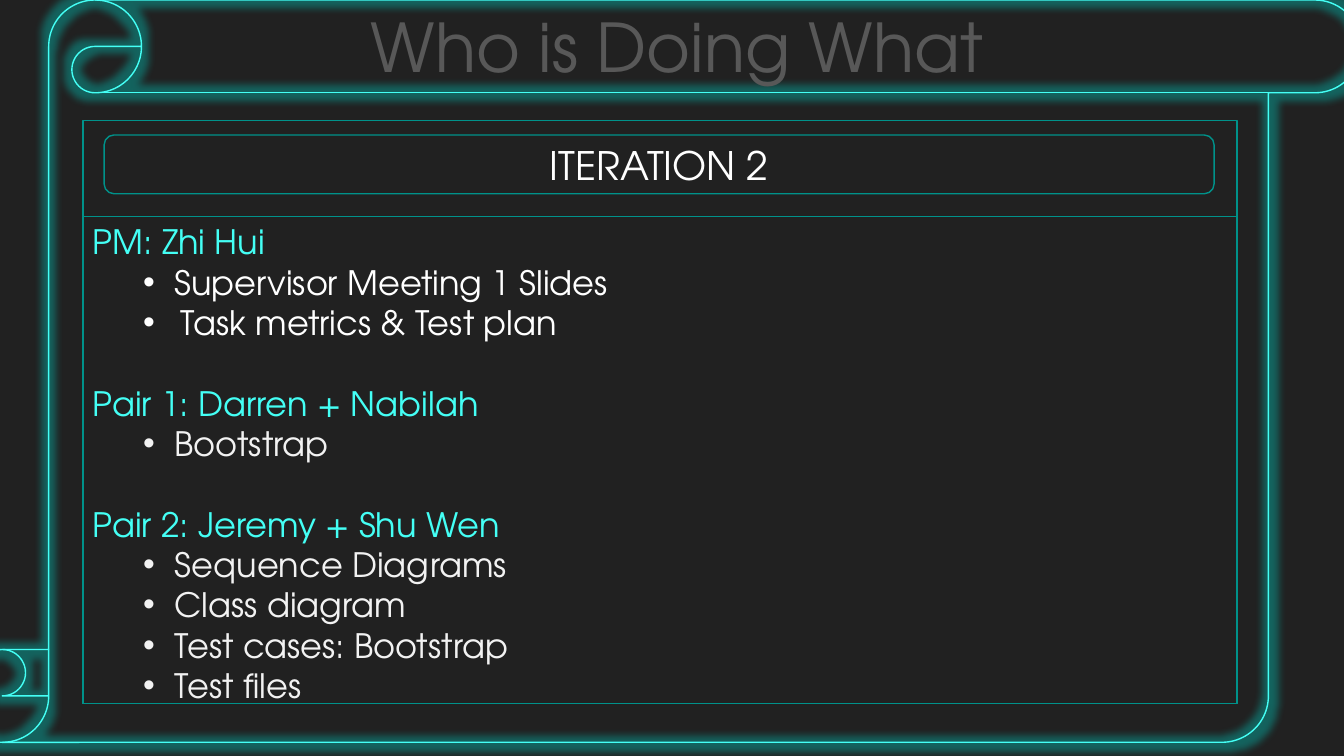
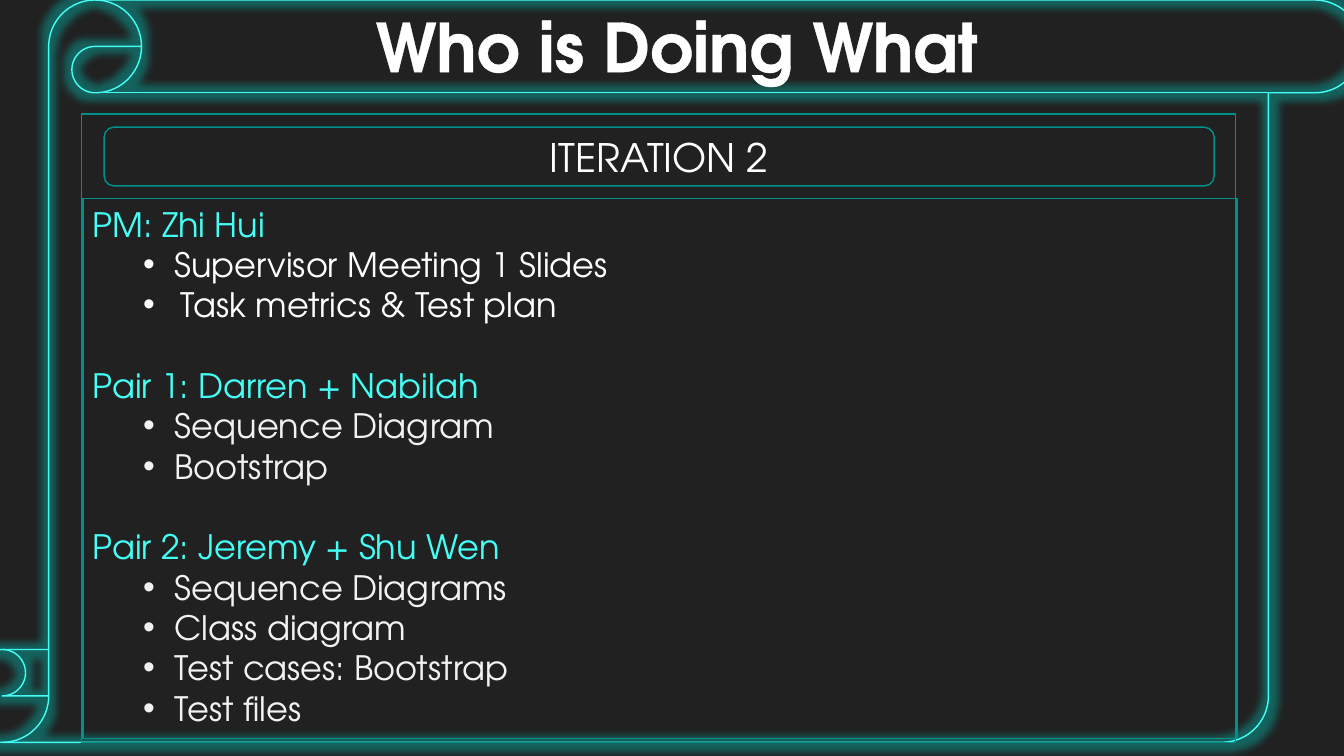
Before and after one commit to jerots/SMUAnalytics, a slide deck: slide 13 of presentations/pmReview.pptx (slide 12 before the commit). Drawn at 1344x756 pixels with LibreOffice and Linux fonts; fonts in the diff are those of the drawing. Boxes give left, top, right and bottom in pixels: in the first picture for what was removed or moved away, otherwise in the second. Text is boxed around its words. In the diff, an @@ line names an element or a change of style, - is before the commit and + after.

Commit message:
Updated PM Review slide(design) based on team's feedback

```diff
--- a/presentations/pmReview.pptx
+++ b/presentations/pmReview.pptx
@@ text "Who is Doing What" at box(376, 0, 978, 93): text colour #585858 to #FFFFFF, bold on @@
@@ rectangle: place and size @@
-rectangle at box(83, 120, 1237, 704)
+rectangle at box(82, 114, 1236, 742)
@@ rounded rectangle "ITERATION 2": place and size @@
-rounded rectangle "ITERATION 2" at box(104, 135, 1214, 194)
+rounded rectangle "ITERATION 2" at box(104, 127, 1214, 186)
@@ rectangle "PM: Zhi Hui": place and size @@
-rectangle "PM: Zhi Hui" at box(83, 217, 1237, 704)
+rectangle "PM: Zhi Hui" at box(83, 199, 1237, 738)
@@ text in rectangle at box(175, 412, 493, 455): paragraph added @@
+  • Sequence Diagram
```
Also in this commit, not shown: 16 other slides changed, 1 slide added, 1 slide removed.
